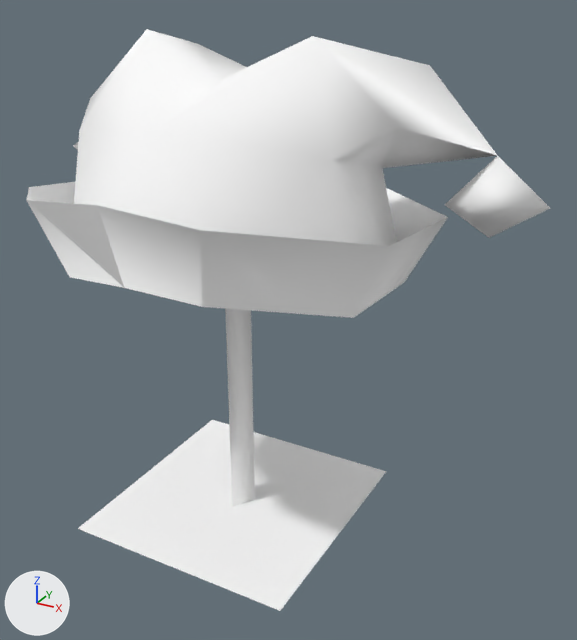
Two versions of the glTF model public/3d/item/model__item__shop.ofs_2882_0/2882head017_c.gltf, one commit apart.
Both versions are drawn from a 50 mm lens placed at (0.759, -1.171, 1.028), pointed at (0.098, 0.032, 0.426). The lights are fixed; the arrows at lower left show +X, +Y and +Z. The first picture is the older version.

The first picture shows '2882head017_c'.
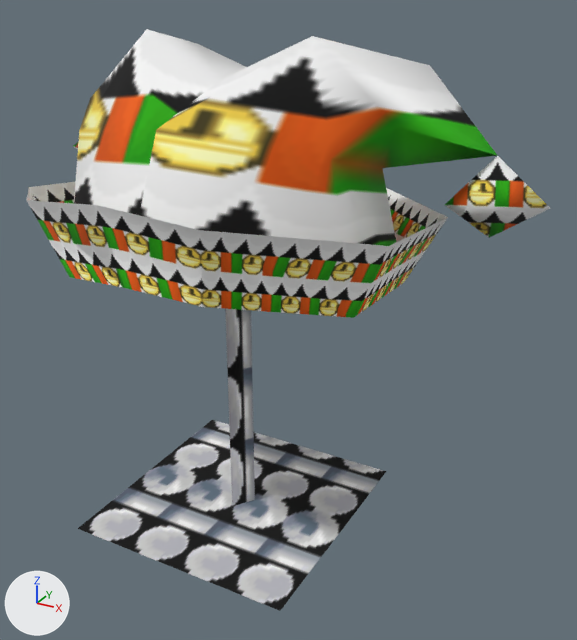
What changed in the scene script:
```text
Add img_c08_hat:
    img_c08_hat = load_image('c08_hat', '_unpacked/c08_hat', 32, 32, 'sRGB')
Add img_h_mane00:
    img_h_mane00 = load_image('h_mane00', '_unpacked/h_mane00', 32, 32, 'sRGB')
Change mat_mane00_tex:
    remove mat_mane00_tex.base_color = (1.0, 1.0, 1.0)  # white #ffffff
    add mat_mane00_tex.texture = img_h_mane00
Change mat_c08_hat17:
    remove mat_c08_hat17.base_color = (1.0, 1.0, 1.0)  # white #ffffff
    add mat_c08_hat17.texture = img_c08_hat
```

What differs and where, as boxes (x1, y1, x2, y2) in the pictures (577 x 640 px):
'2882head017_c', surface changed (darker)
    both: (26, 29, 550, 611)
